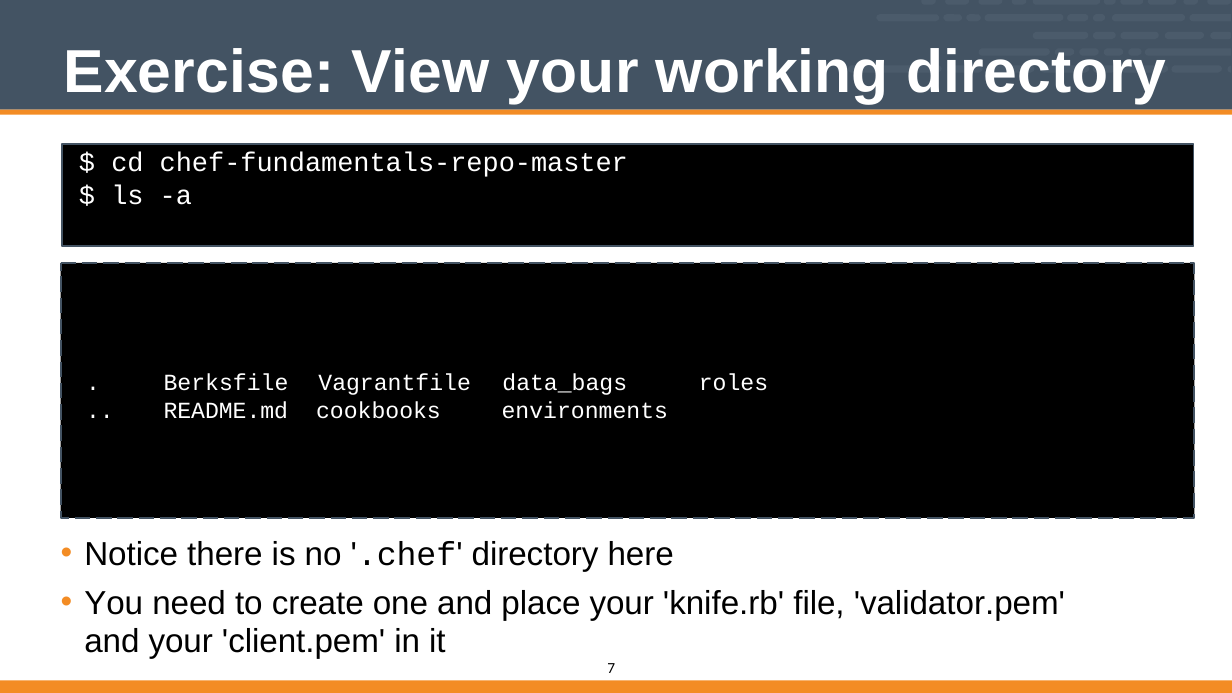
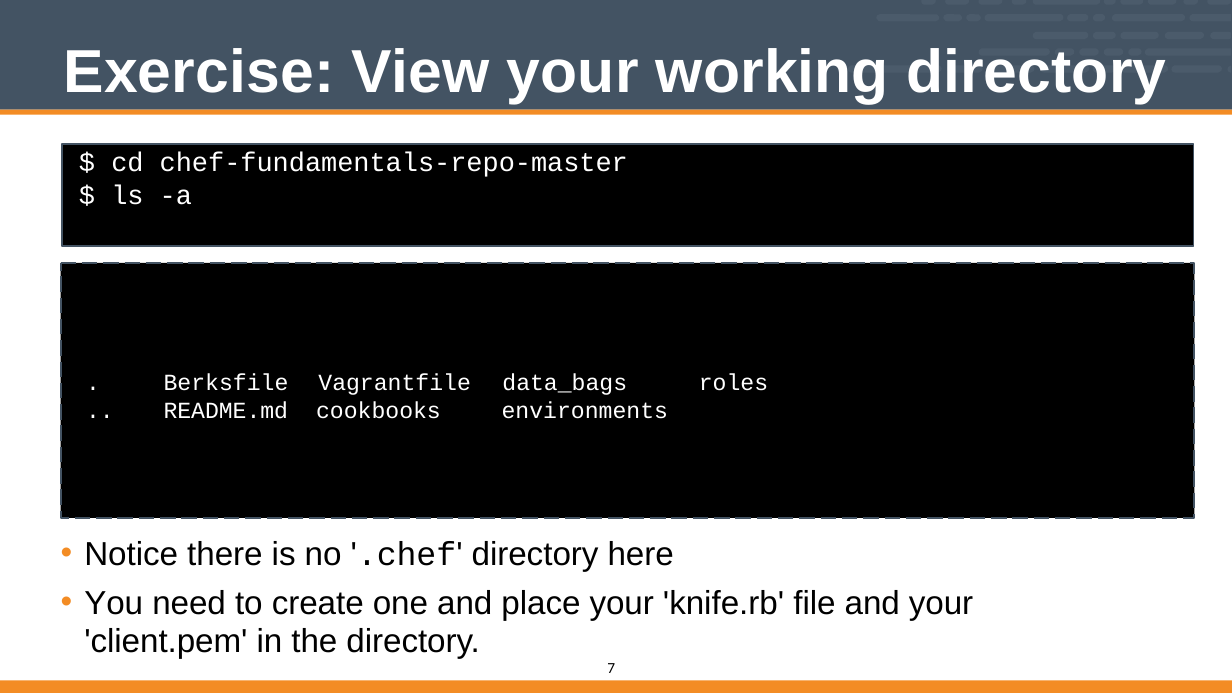
Before and after one commit to vinyar/chef-intermediate, a slide deck: slide 7 of Modules/02-Chef_Intermediate.pptx. Drawn at 1232x693 pixels with LibreOffice and Linux fonts; fonts in the diff are those of the drawing. Boxes give left, top, right and bottom in pixels: in the first picture for what was removed or moved away, otherwise in the second. Text is boxed around its words. In the diff, an @@ line names an element or a change of style, - is before the commit and + after.

Commit message:
Updated Chef Fundamentals Refresher (02)
* Removed all references to the organization validator pem file from all slides.
* Fixed some formatting in the bootstrap process

```diff
--- a/Modules/02-Chef_Intermediate.pptx
+++ b/Modules/02-Chef_Intermediate.pptx
@@ text at bbox=[84, 590, 973, 658]: text changed @@
-• You need to create one and place your 'knife.rb' file, 'validator.pem' and your 'client.pem' in it
+• You need to create one and place your 'knife.rb' file and your 'client.pem' in the directory.
```
Also in this commit, not shown: 3 other slides changed.
